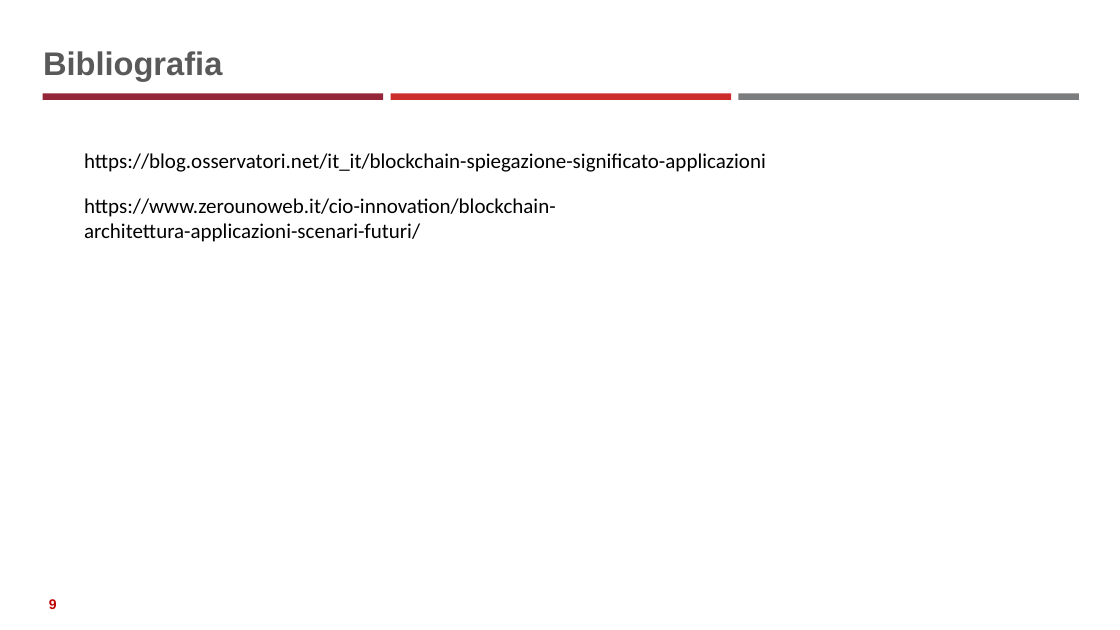
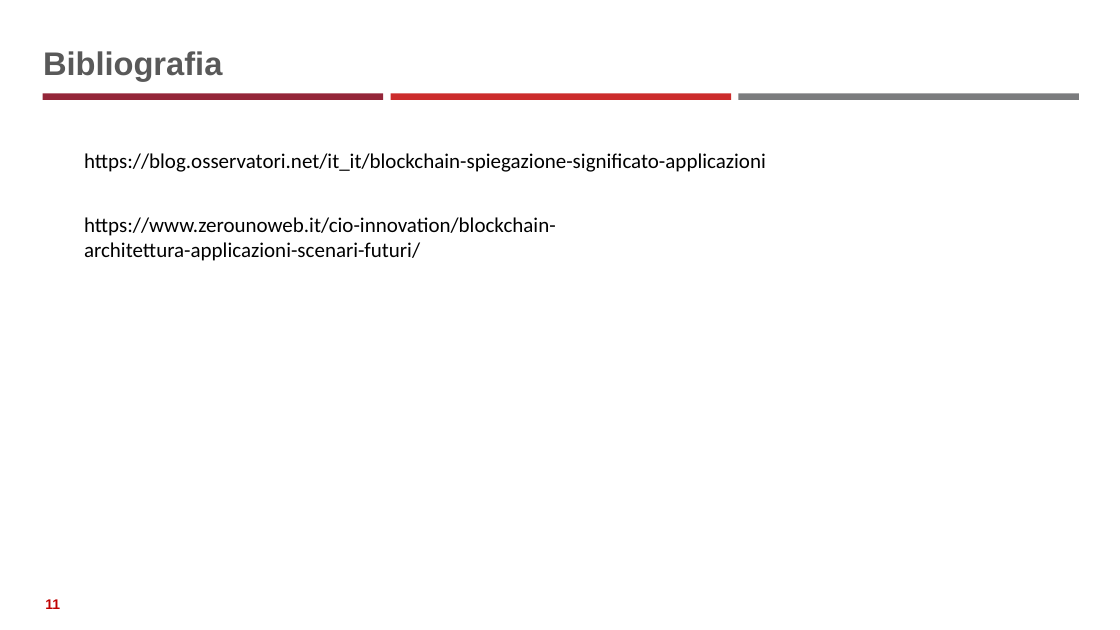
Before and after one commit to neural1977/data_science_interview_material, a slide deck: slide 11 of Assicurazioni/Distributed Ledger Technology_ita.pptx (slide 9 before the commit). Drawn at 1120x630 pixels with LibreOffice and Linux fonts; fonts in the diff are those of the drawing. Boxes give left, top, right and bottom in pixels: in the first picture for what was removed or moved away, otherwise in the second. Text is boxed around its words. In the diff, an @@ line names an element or a change of style, - is before the commit and + after.

```diff
--- a/Assicurazioni/Distributed Ledger Technology_ita.pptx
+++ b/Assicurazioni/Distributed Ledger Technology_ita.pptx
@@ text "https://www.zerounoweb.it/cio-innovation/blockchain-architet ...": place and size @@
-text "https://www.zerounoweb.it/cio-innovation/blockchain-architet ..." at <box>84,198,556,242</box>
+text "https://www.zerounoweb.it/cio-innovation/blockchain-architet ..." at <box>84,217,556,261</box>
@@ page number at <box>45,599,60,609</box>: text changed @@
-9
+11
```
Also in this commit, not shown: 5 other slides changed, 2 slides added.
